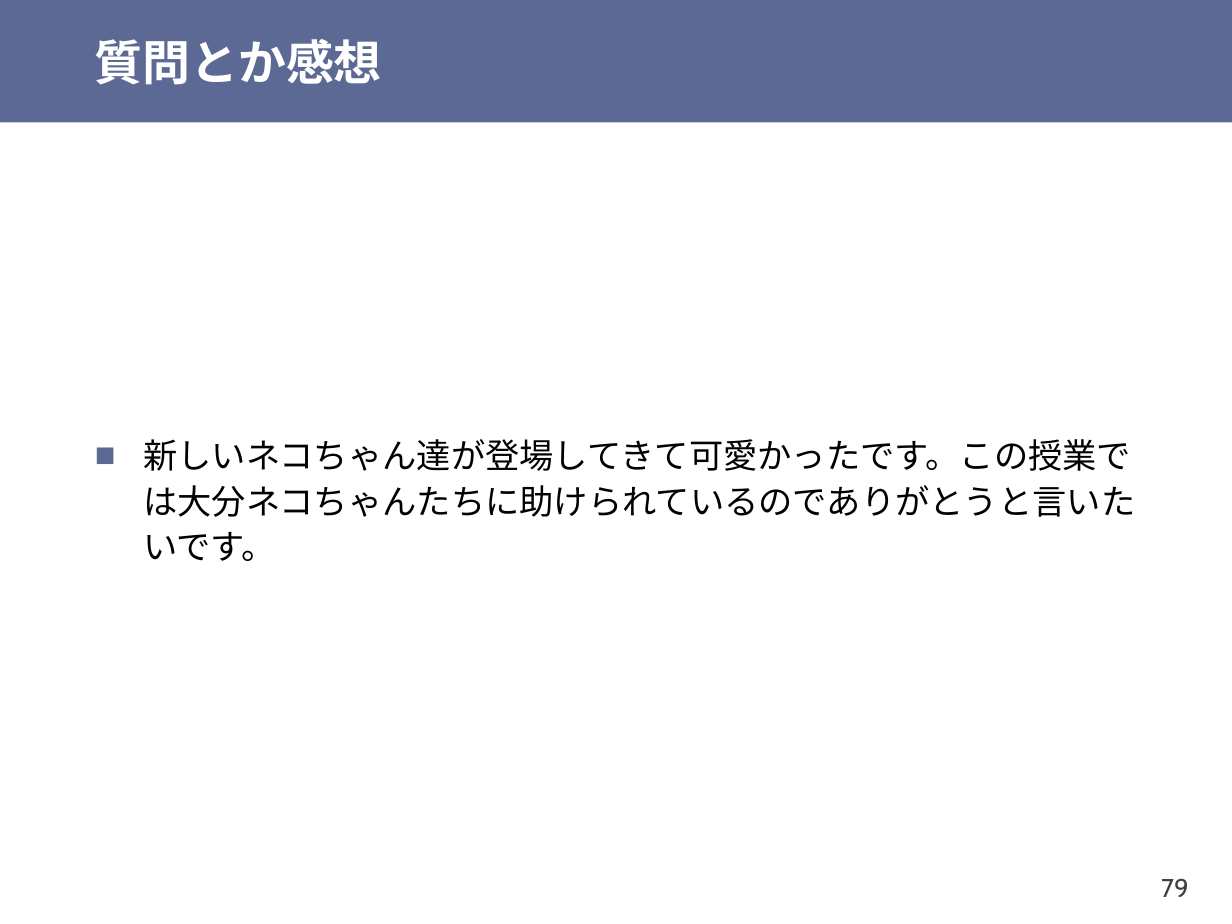
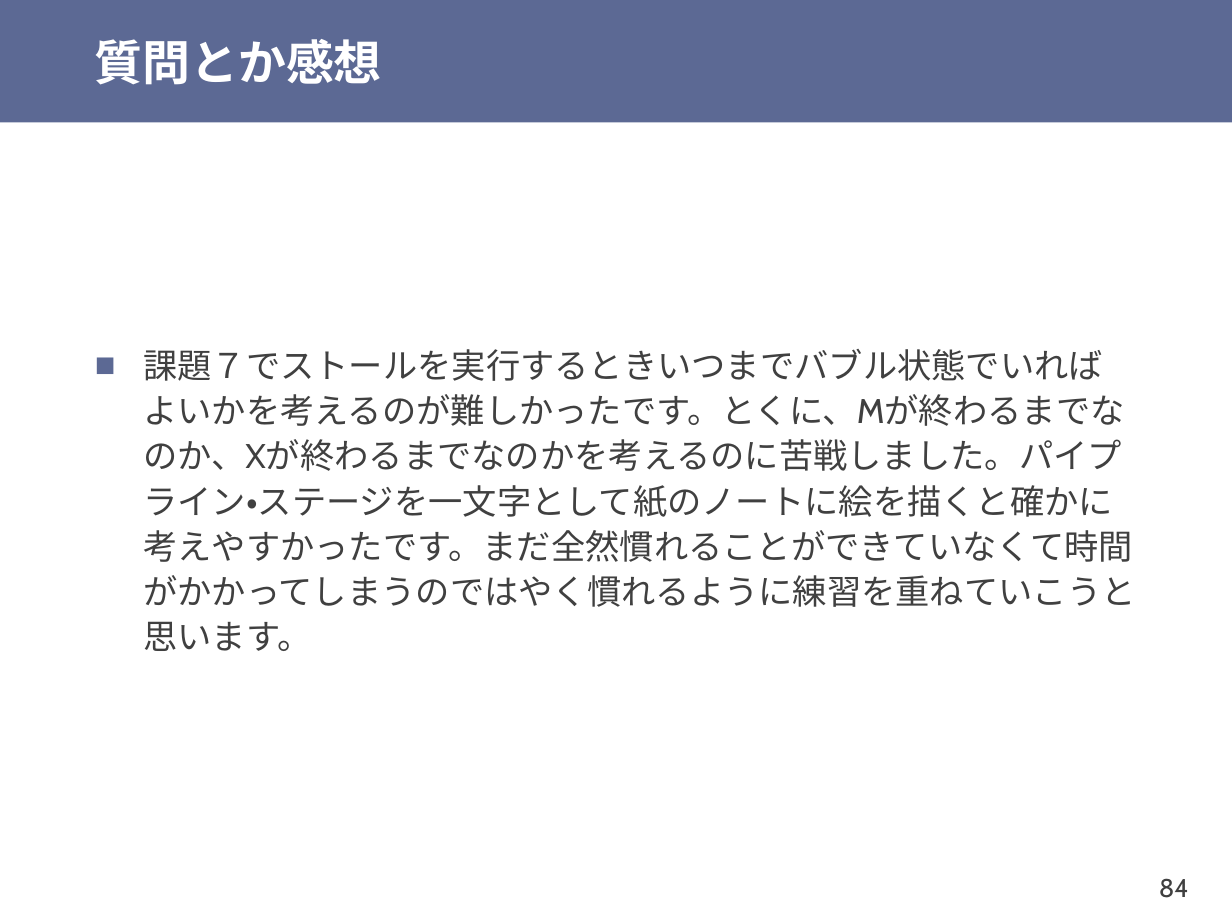
Before and after one commit to shioyadan/otya-computer-architecture-i, a slide deck: slide 84 of cai-shioya-08.pptx (slide 79 before the commit). Drawn at 1232x924 pixels with LibreOffice and Linux fonts; fonts in the diff are those of the drawing. Boxes give left, top, right and bottom in pixels: in the first picture for what was removed or moved away, otherwise in the second. Text is boxed around its words. In the diff, an @@ line names an element or a change of style, - is before the commit and + after.

```diff
--- a/cai-shioya-08.pptx
+++ b/cai-shioya-08.pptx
@@ text at [143,349,1135,651]: text changed; font Noto Sans CJK JP to Cabin; text colour #000000 to #404040 @@
-■ 新しいネコちゃん達が登場してきて可愛かったです。この授業では大分ネコちゃんたちに助けられているのでありがとうと言いたいです。
+■ 課題７でストールを実行するときいつまでバブル状態でいればよいかを考えるのが難しかったです。とくに、Mが終わるまでなのか、Xが終わるまでなのかを考えるのに苦戦しました。パイプライン・ステージを一文字として紙のノートに絵を描くと確かに考えやすかったです。まだ全然慣れることができていなくて時間がかかってしまうのではやく慣れるように練習を重ねていこうと思います。
@@ page number at [1159,878,1189,898]: text changed @@
-79
+84
```
Also in this commit, not shown: 15 other slides changed, 19 slides added, 5 slides removed, 1 other file.
